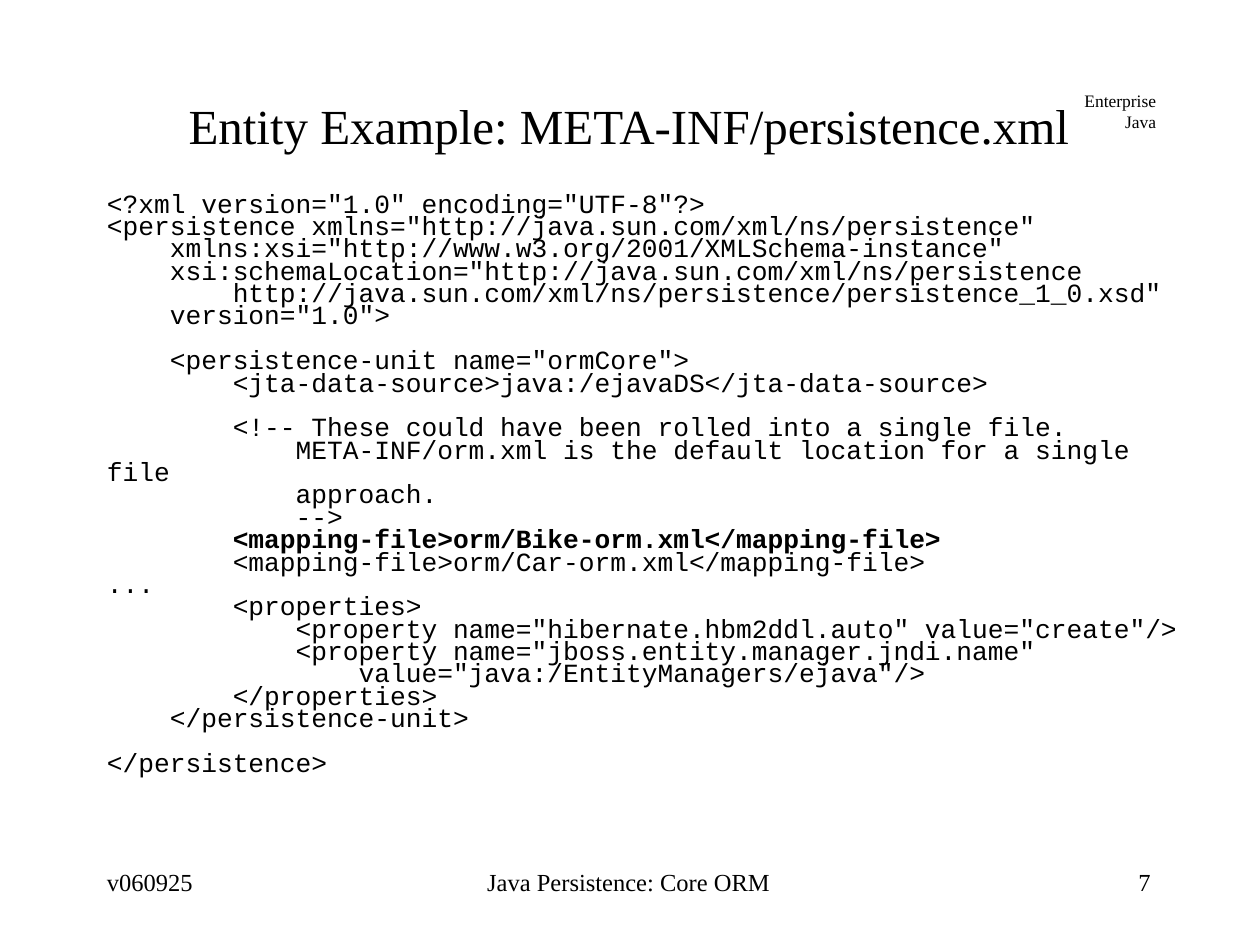
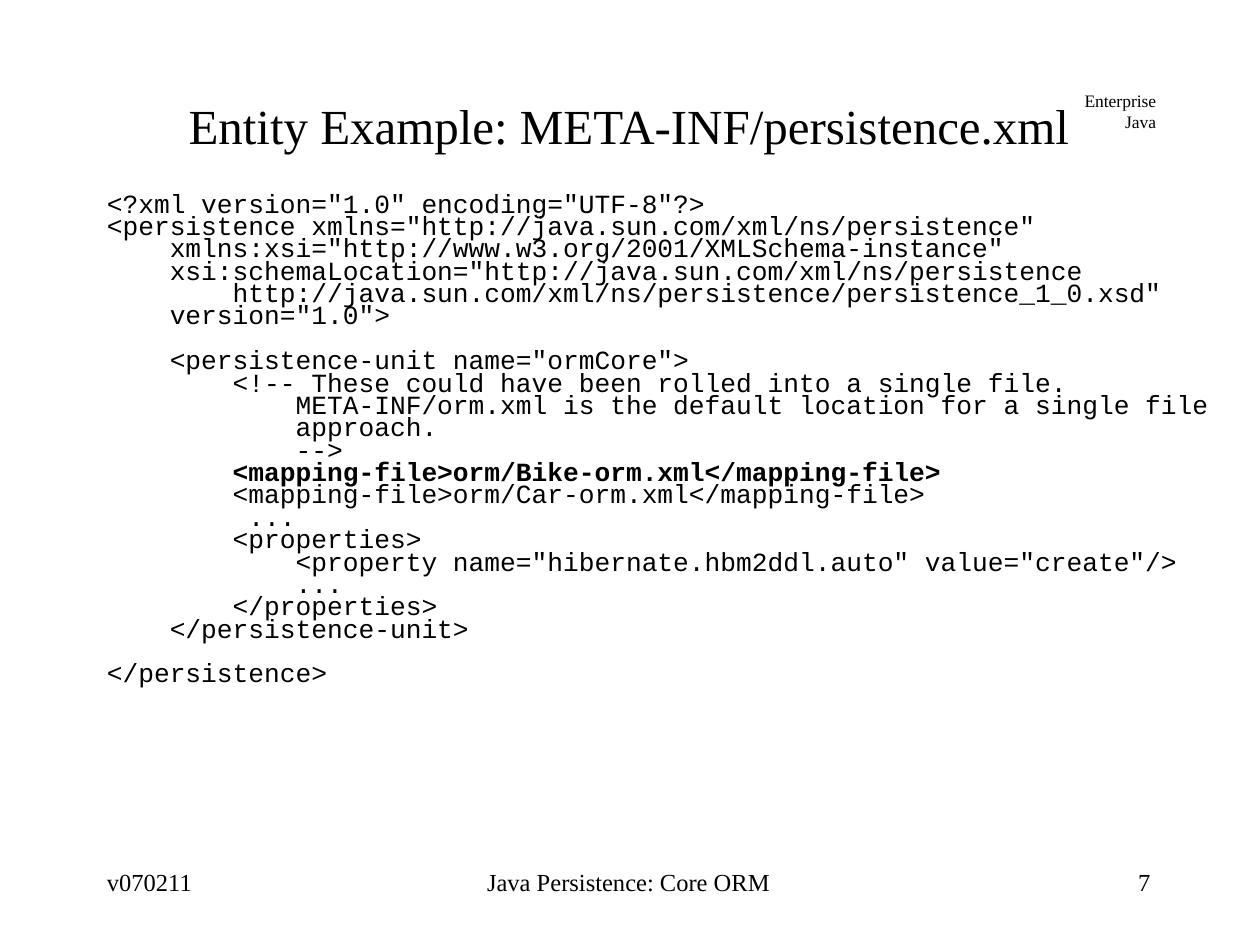
Before and after one commit to jcstaff/ejava-javaee, a slide deck: slide 7 of ormCore/src/site/resources/lectures/ormCore.ppt. Drawn at 1260x945 pixels with LibreOffice and Linux fonts; fonts in the diff are those of the drawing. Boxes give left, top, right and bottom in pixels: in the first picture for what was removed or moved away, otherwise in the second. Text is boxed around its words. In the diff, an @@ line names an element or a change of style, - is before the commit and + after.

```diff
--- a/ormCore/src/site/resources/lectures/ormCore.ppt
+++ b/ormCore/src/site/resources/lectures/ormCore.ppt
@@ text at box(233, 373, 988, 398): paragraph removed @@
-<jta-data-source>java:/ejavaDS</jta-data-source>
@@ text at box(296, 642, 1035, 690): text changed @@
-<property name="jboss.entity.manager.jndi.name"
-value="java:/EntityManagers/ejava"/>
+...
@@ text at box(107, 874, 192, 892): text changed @@
-v060925
+v070211
```
Also in this commit, not shown: 88 other slides changed, 24 other files.
